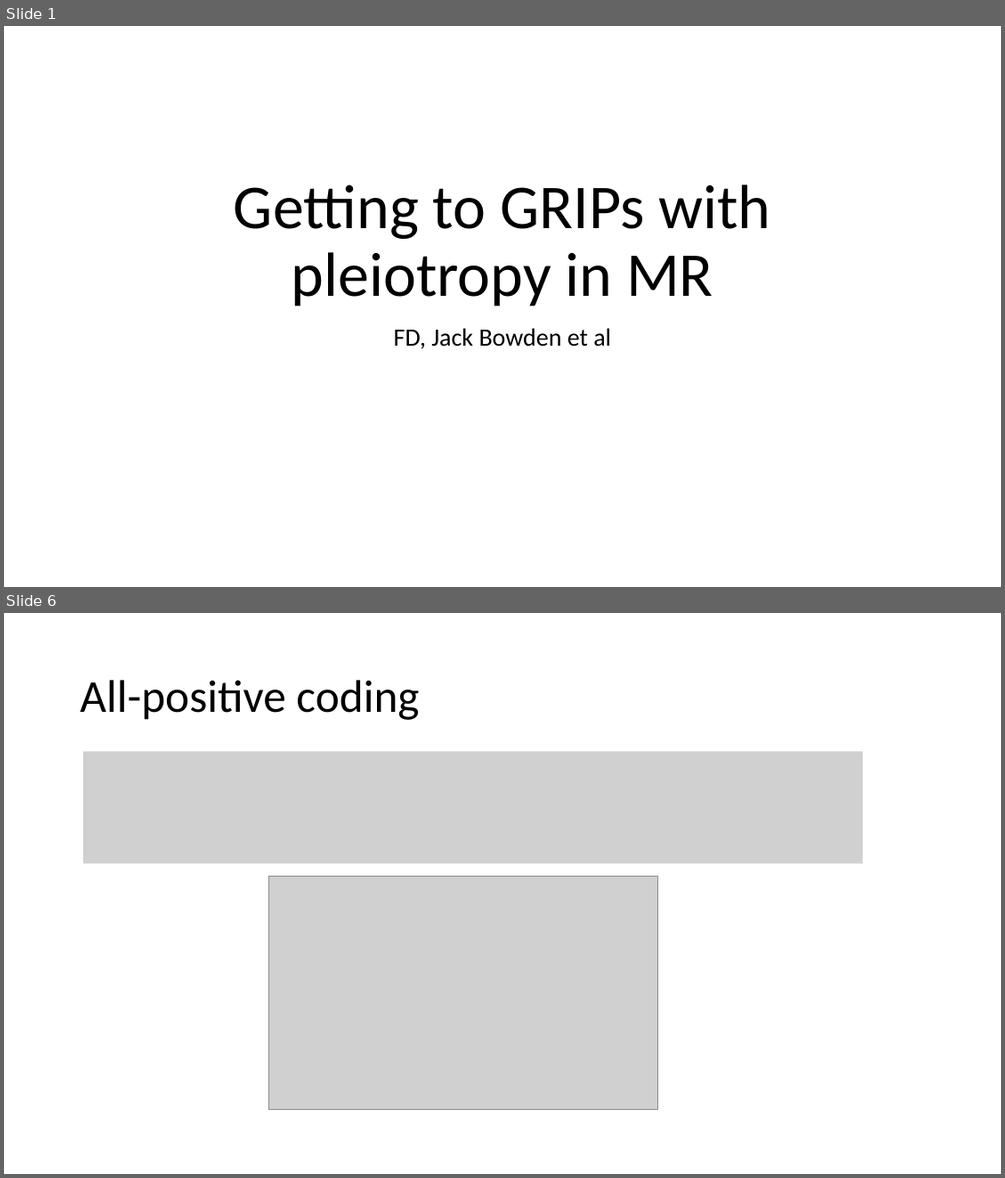
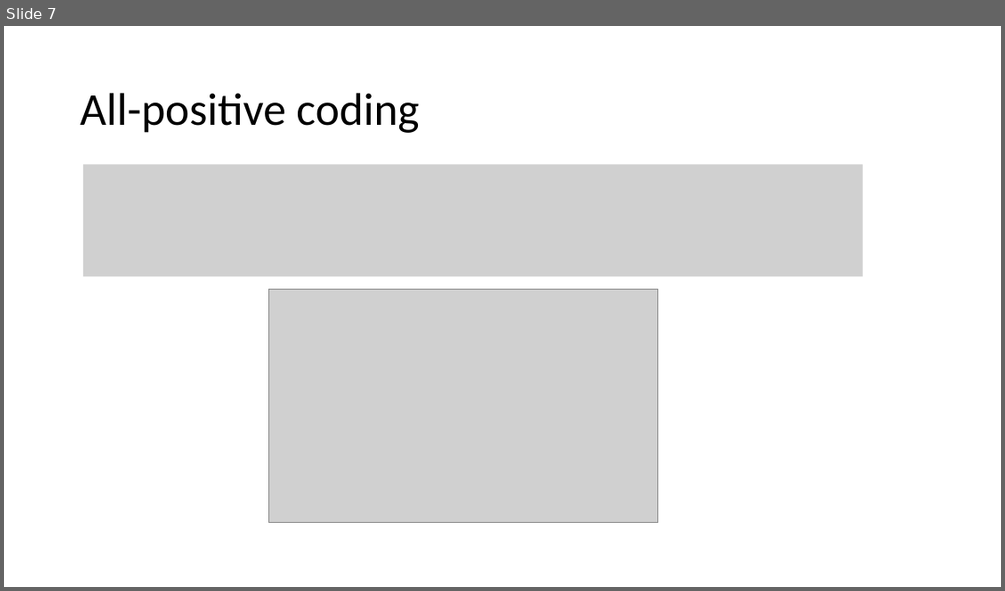
Before and after one commit to DudbridgeLab/mr-grip, a slide deck: GRIP.pptx. Shown one above the other, each under a label of ours: slides 1 and 6 before the commit, slide 7 after it; the slides between them are not shown. The pictures are 1005x1178 and 1005x591 pixels, drawn with LibreOffice and Linux fonts; fonts in the diff are those of the drawing; grey boxes stand for pictures. Boxes give left, top, right and bottom in pixels: in the first picture for what was removed or moved away, otherwise in the second. Text is boxed around its words. In the diff, an @@ line names an element or a change of style, - is before the commit and + after.

```diff
--- a/GRIP.pptx
+++ b/GRIP.pptx
@@ slide 1 removed at (4,26,1001,587), background #FFFFFF @@
@@ title removed at (234,184,770,306) @@
-Getting to GRIPs with pleiotropy in MR
@@ subtitle removed at (394,328,611,349) @@
-FD, Jack Bowden et al
@@ what was slide 6 is now slide 7 @@
```
Also in this commit, not shown: 7 slides changed, 8 slides added, 4 other slides removed, 1 other file.
